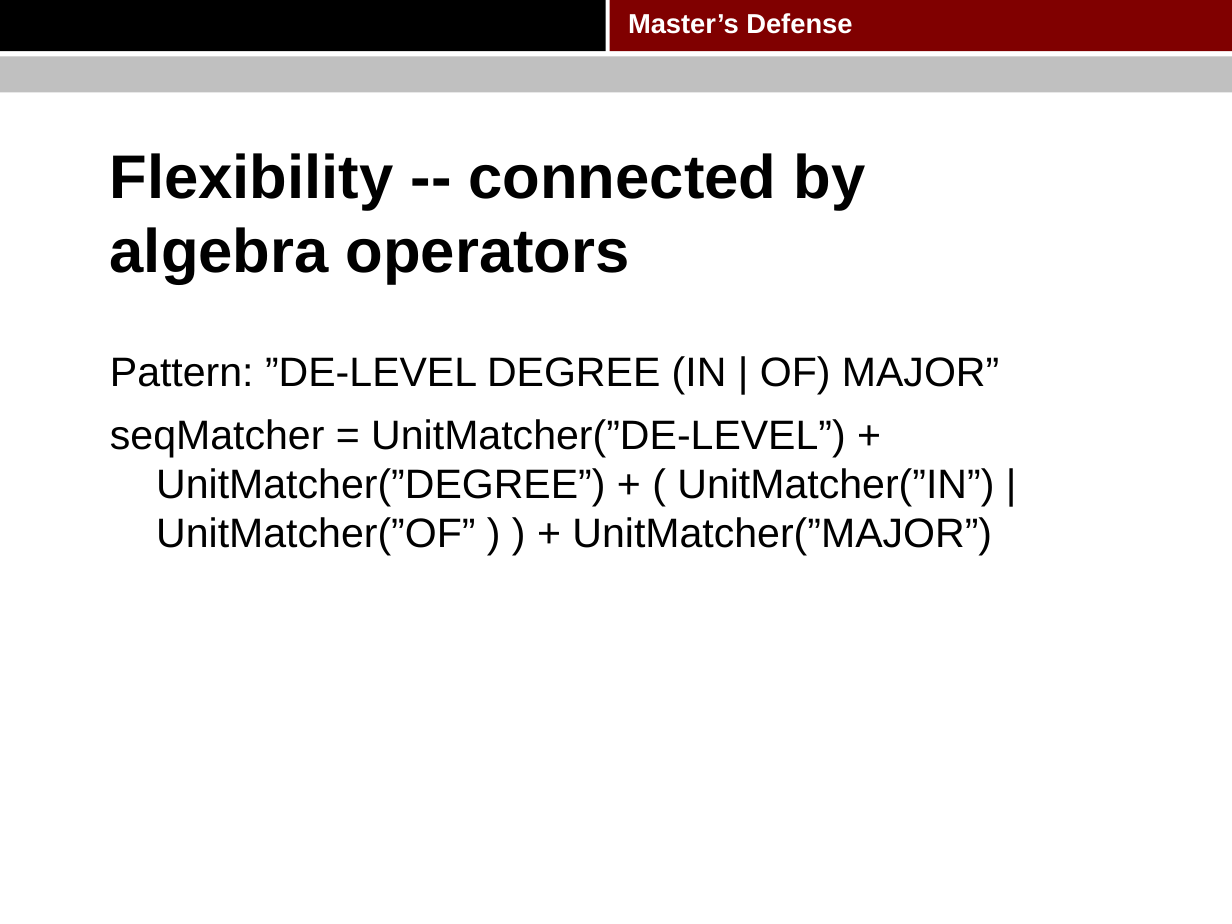
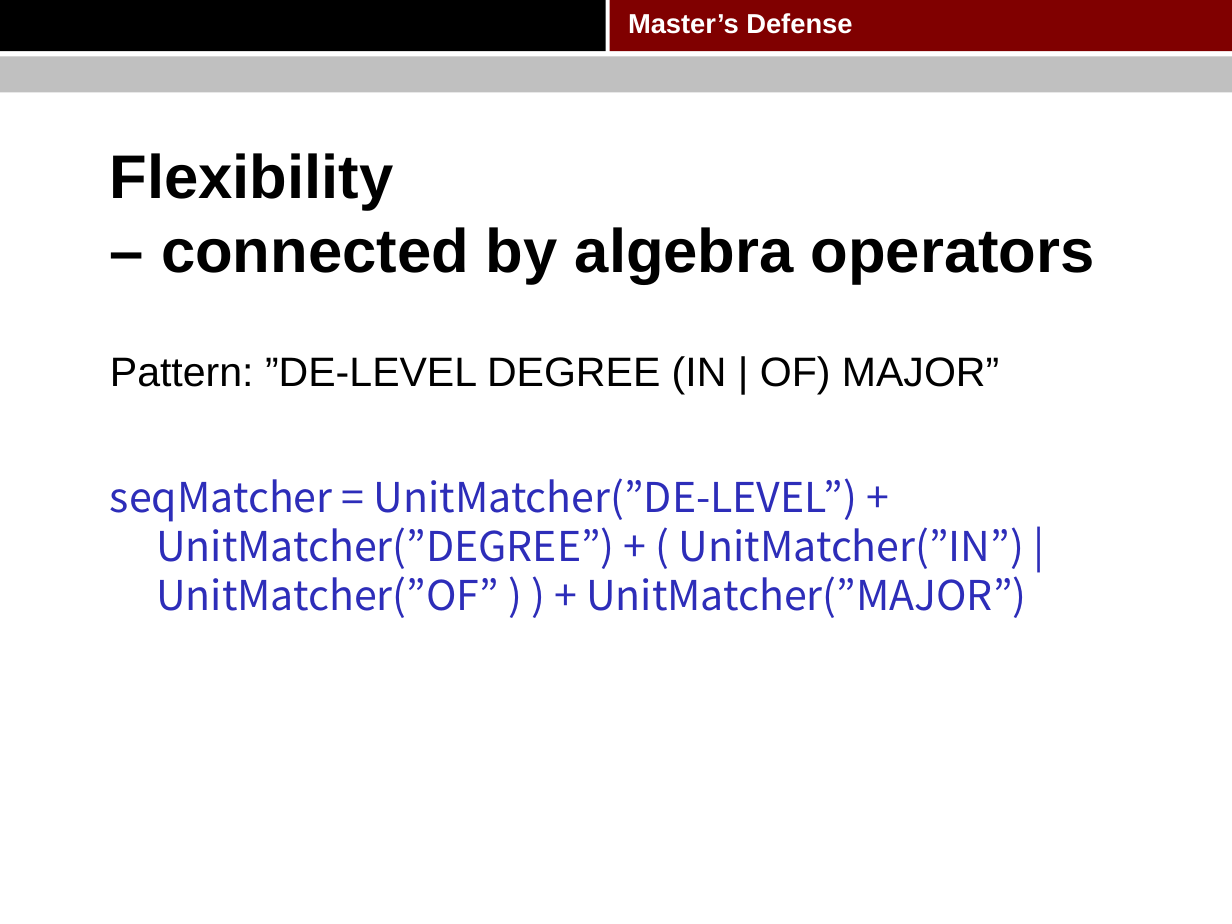
Before and after one commit to pkushiqiang/thesis, a slide deck: slide 38 of media/Master's thesis.pptx. Drawn at 1232x924 pixels with LibreOffice and Linux fonts; fonts in the diff are those of the drawing; background and template pictures are left out. Boxes give left, top, right and bottom in pixels: in the first picture for what was removed or moved away, otherwise in the second. Text is boxed around its words. In the diff, an @@ line names an element or a change of style, - is before the commit and + after.

```diff
--- a/media/Master's thesis.pptx
+++ b/media/Master's thesis.pptx
@@ title at (110,153,1095,284): text changed @@
-Flexibility -- connected by algebra operators
+Flexibility
+– connected by algebra operators
@@ text at (110,478,1026,618): font Arial to Noto Sans CJK JP, text colour #000000 to #2D2DB9 in "seqMatcher = UnitMatcher(”DE-LEVEL”) + UnitMatcher(”DEGREE”) ..." @@
```
Also in this commit, not shown: 20 other slides changed, 1 other file.
